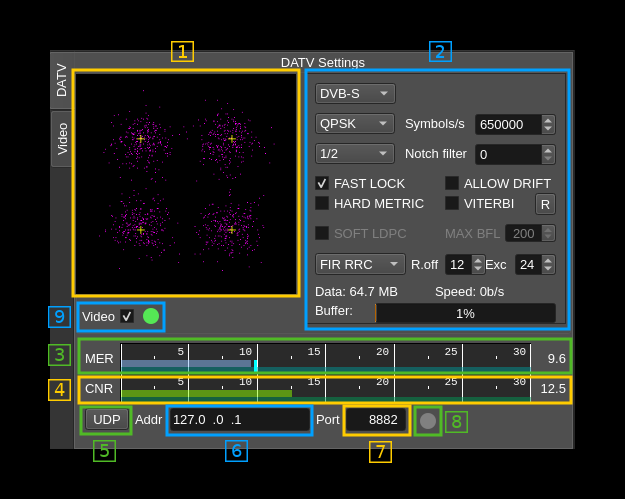
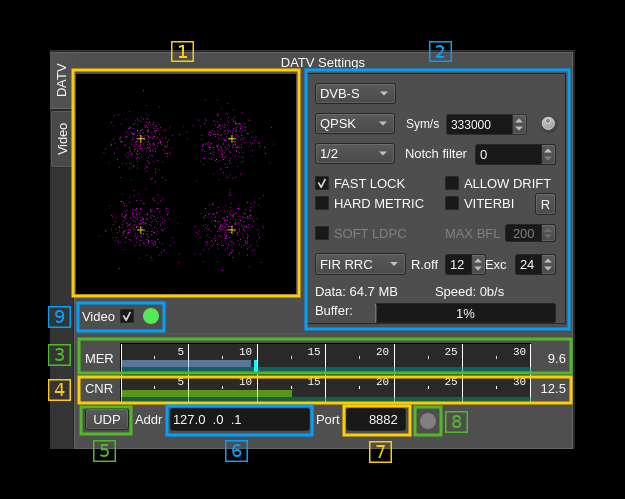
The second 625×499 image is a revision of the first. Changes to its layers:
added layer "Pasted Layer #4" above "Pasted Layer #3" over [405,114,558,135]
